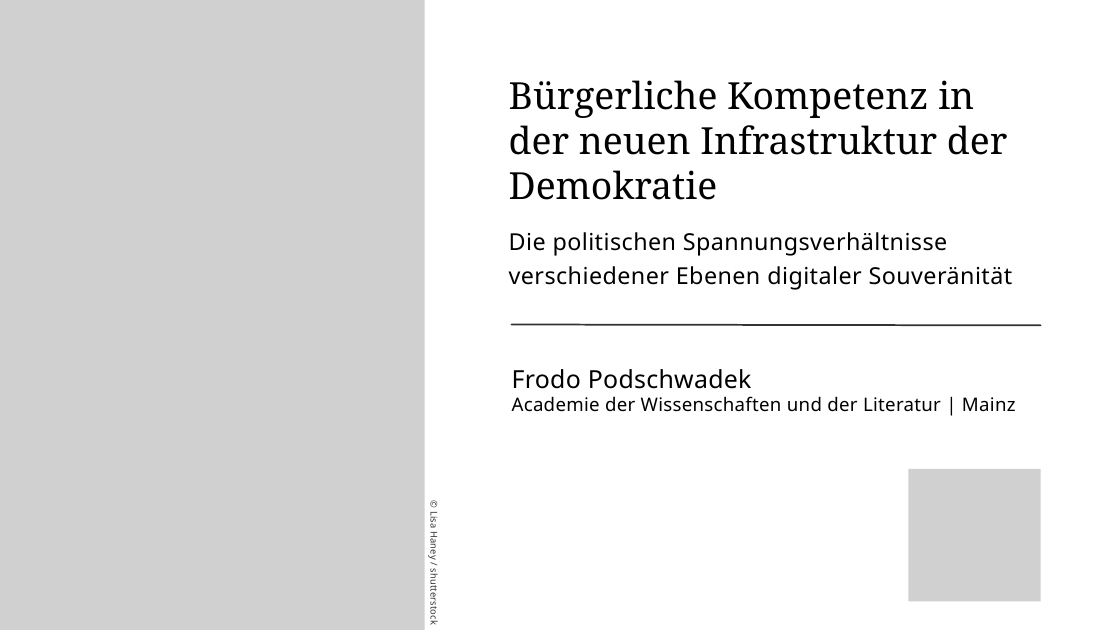
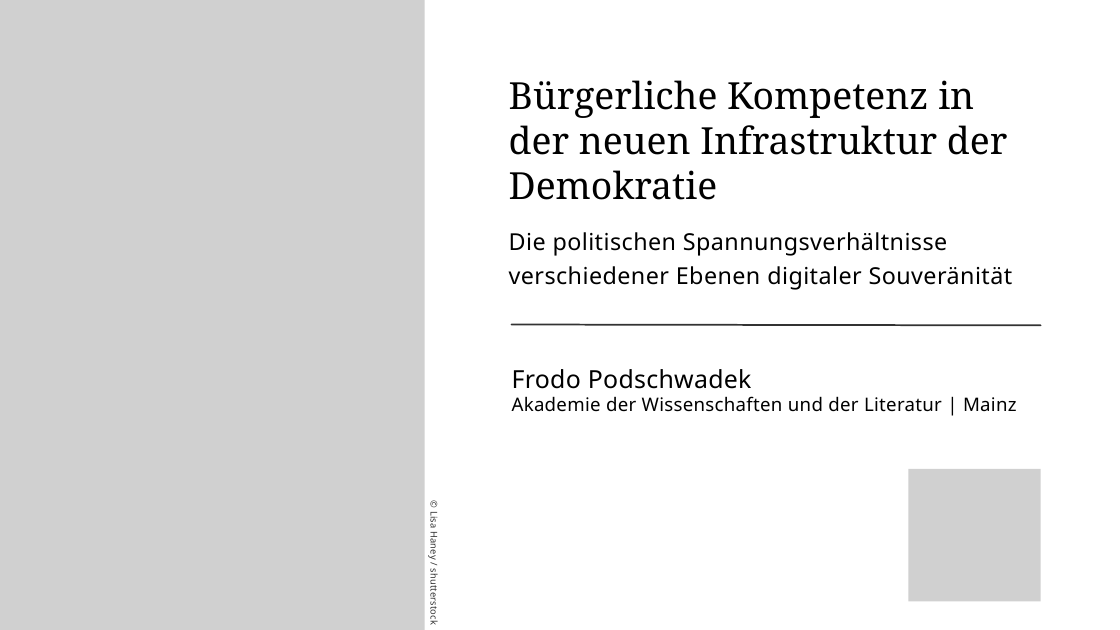
Before and after one commit to fpodschwadek/demokratie-kompetenz-infrastruktur-tfpp-2026, a slide deck: slide 1 of slides.pptx. Drawn at 1120x630 pixels with LibreOffice and Linux fonts; fonts in the diff are those of the drawing; grey boxes stand for pictures. Boxes give left, top, right and bottom in pixels: in the first picture for what was removed or moved away, otherwise in the second. Text is boxed around its words. In the diff, an @@ line names an element or a change of style, - is before the commit and + after.

Commit message:
Update typo in slides

```diff
--- a/slides.pptx
+++ b/slides.pptx
@@ text at box(512, 396, 1017, 412): text changed @@
-Academie der Wissenschaften und der Literatur | Mainz
+Akademie der Wissenschaften und der Literatur | Mainz
```
